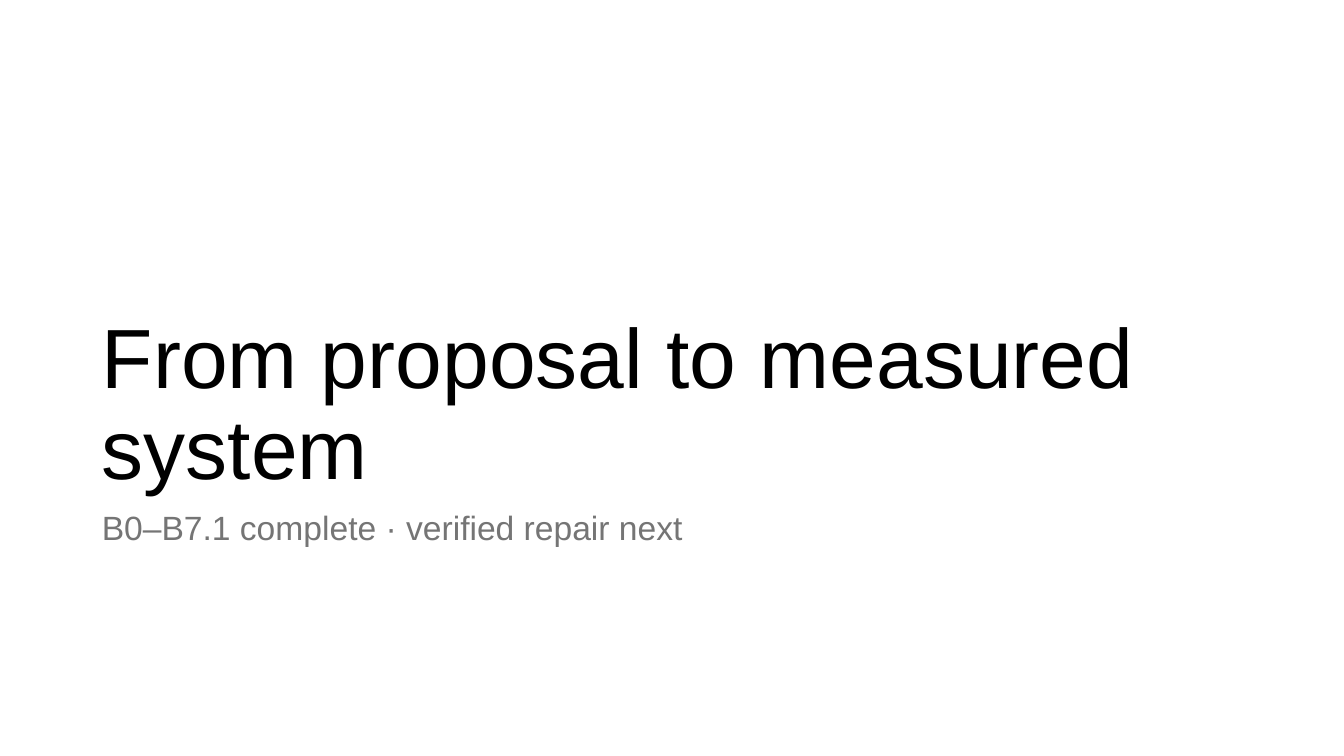
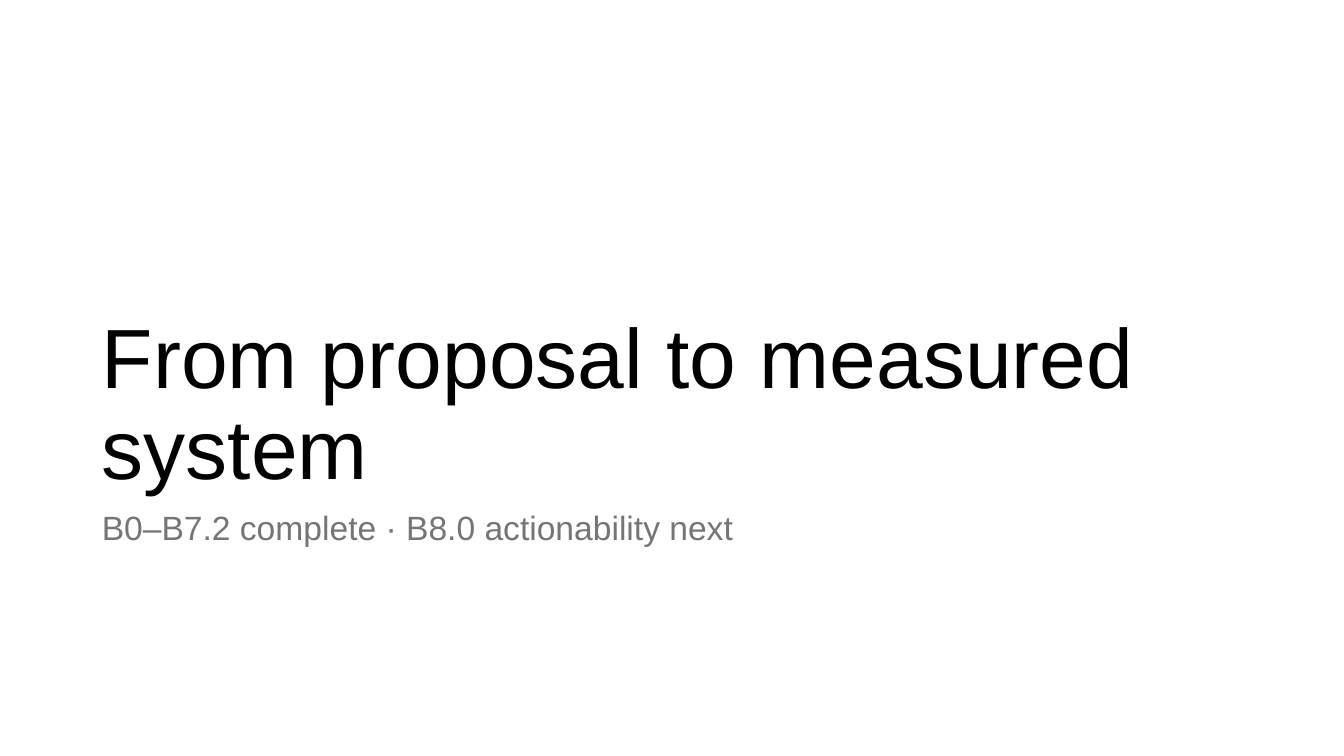
Before and after one commit to nocleo/ADVLSI2_Project_updated, a slide deck: slide 9 of presentation/ADVLSI2_DRC_CNN_Project_Progress.pptx. Drawn at 1344x756 pixels with LibreOffice and Linux fonts; fonts in the diff are those of the drawing. Boxes give left, top, right and bottom in pixels: in the first picture for what was removed or moved away, otherwise in the second. Text is boxed around its words. In the diff, an @@ line names an element or a change of style, - is before the commit and + after.

```diff
--- a/presentation/ADVLSI2_DRC_CNN_Project_Progress.pptx
+++ b/presentation/ADVLSI2_DRC_CNN_Project_Progress.pptx
@@ text at [102, 515, 732, 547]: text changed @@
-B0–B7.1 complete · verified repair next
+B0–B7.2 complete · B8.0 actionability next
```
Also in this commit, not shown: 4 other slides changed, 2 slides added, 8 other files.
